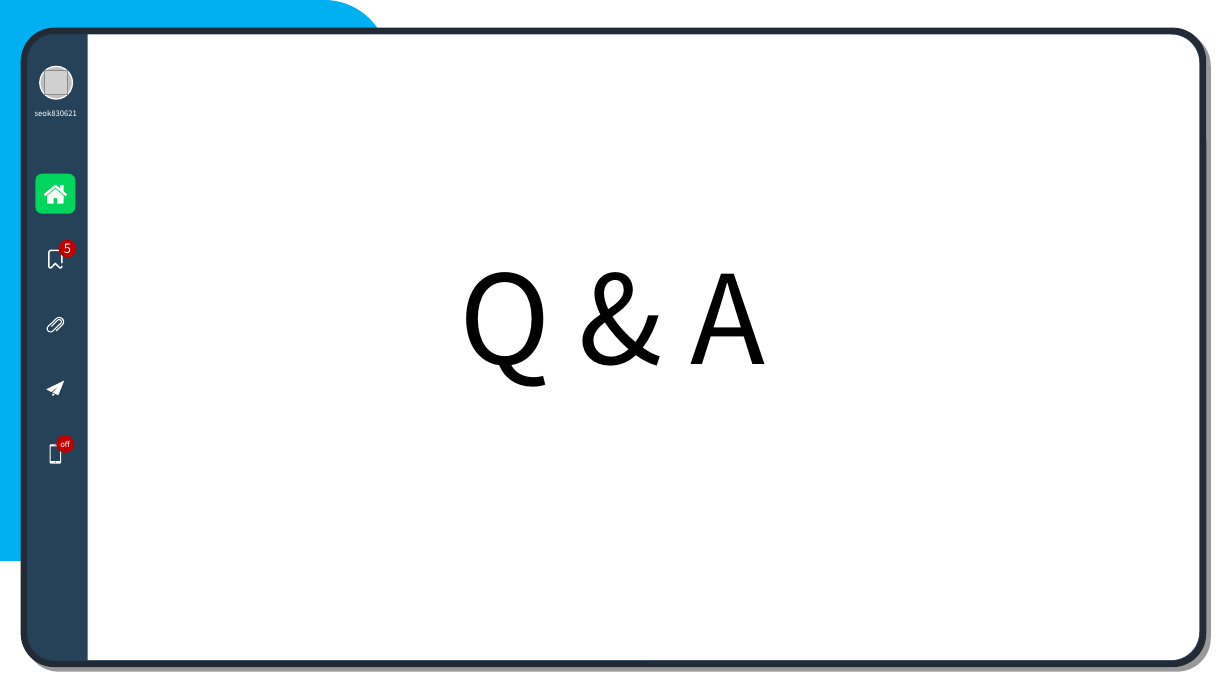
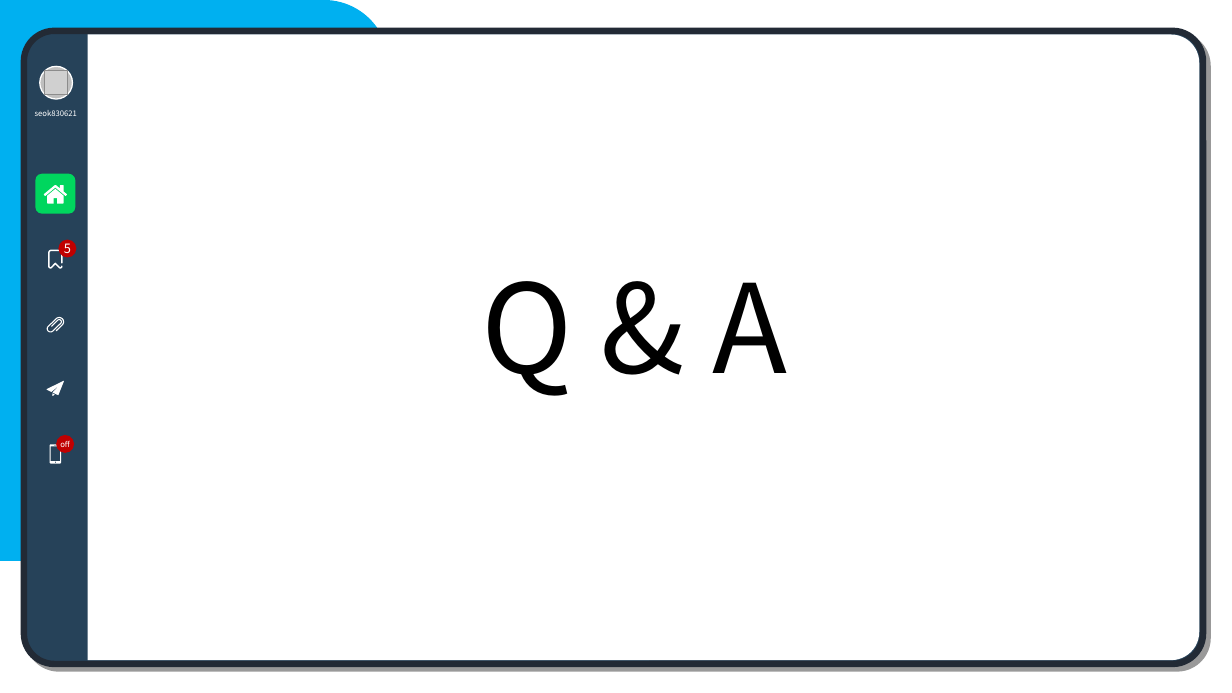
Before and after one commit to youinho/Sambank, a slide deck: slide 7 of src/main/webapp/resources/Project File/SamBank Project.pptx. Drawn at 1232x693 pixels with LibreOffice and Linux fonts; fonts in the diff are those of the drawing; grey boxes stand for pictures. Boxes give left, top, right and bottom in pixels: in the first picture for what was removed or moved away, otherwise in the second. Text is boxed around its words. In the diff, an @@ line names an element or a change of style, - is before the commit and + after.

```diff
--- a/src/main/webapp/resources/Project File/SamBank Project.pptx
+++ b/src/main/webapp/resources/Project File/SamBank Project.pptx
@@ text "Q & A": place and size @@
-text "Q & A" at (460, 272, 765, 387)
+text "Q & A" at (482, 281, 787, 396)
```
Also in this commit, not shown: 5 other slides changed, 1 slide added, 1 slide removed.
